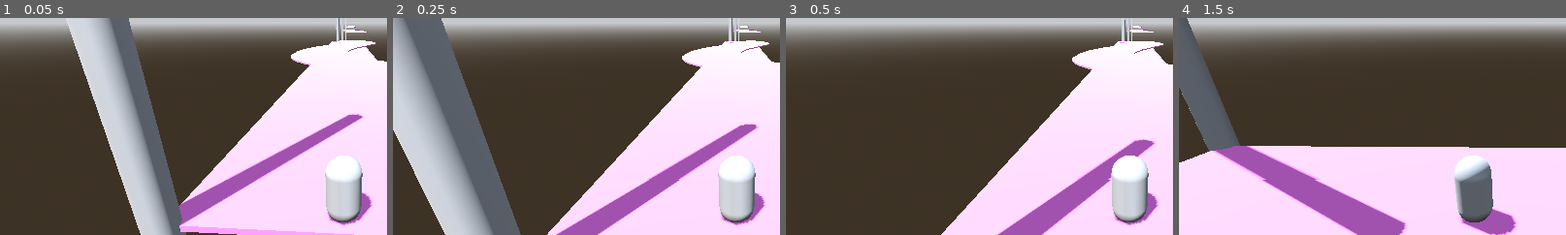
Above: before the commit, frames 1-4 (left to right).
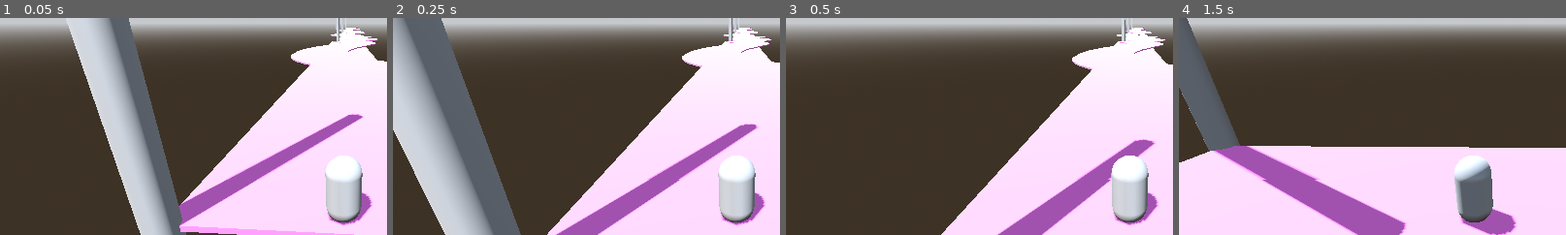
Above: after the commit, the same moments.

Repository: ludovancy/endless-roller
Game: Godot game, scene res://world.tscn
Same seed, same stepped clock (60 frames per second), same inputs: the game is played once before the commit and once after it.
Inputs (mouse positions are % of the whole screen's width and height, from its top left):
- Up to frame 1 (0.05 s): no input
- Up to frame 2 (0.25 s): no input
- Up to frame 3 (0.5 s): no input
- Up to frame 4 (1.5 s): tap Enter at 0.5 s; move the mouse to (72, 45) at 0.52 s; hold Right (ui_right) 0.53-1.25 s; click (72, 45) at 0.67 s; drag from (30, 55) to (45, 70) at 1.27 s
The pictures show only the part of the screen within x 6-56%, y 22-71%; the shares and areas given below are measured in that part.

The runs differ from the first frame. In frame 1, 0.4% of the frame differs, in the area x 85-98%, y 3-11%; in frame 2, 0.4%; in frame 3, 0.4%, in the area x 85-98%, y 3-12%; in frame 4, nothing differs.

Commit message:
Make meshes local

Diff:
--- a/path.tscn
+++ b/path.tscn
@@ -25,8 +25,8 @@
 path_interval_type = 1
 path_interval = 0.2
 path_simplify_angle = 0.0
-path_rotation = 2
-path_local = false
+path_rotation = 1
+path_local = true
 path_continuous_u = true
 path_u_distance = 1.28
 path_joined = true
